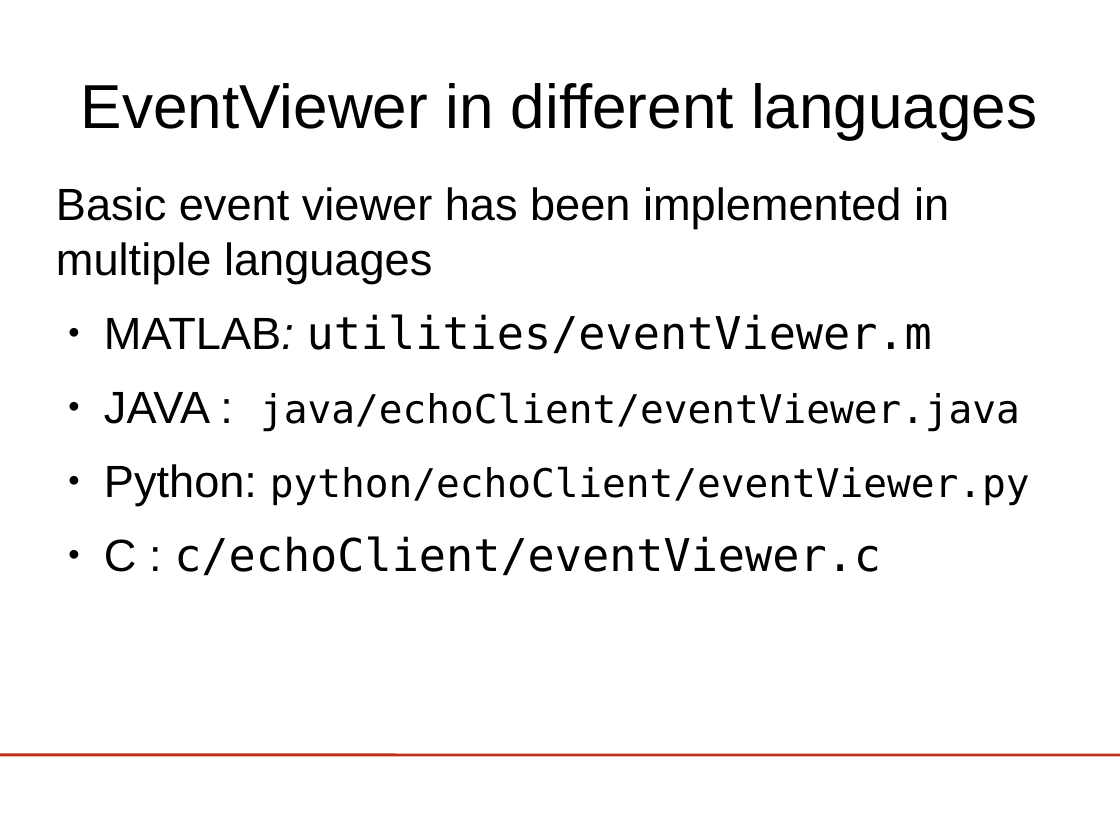
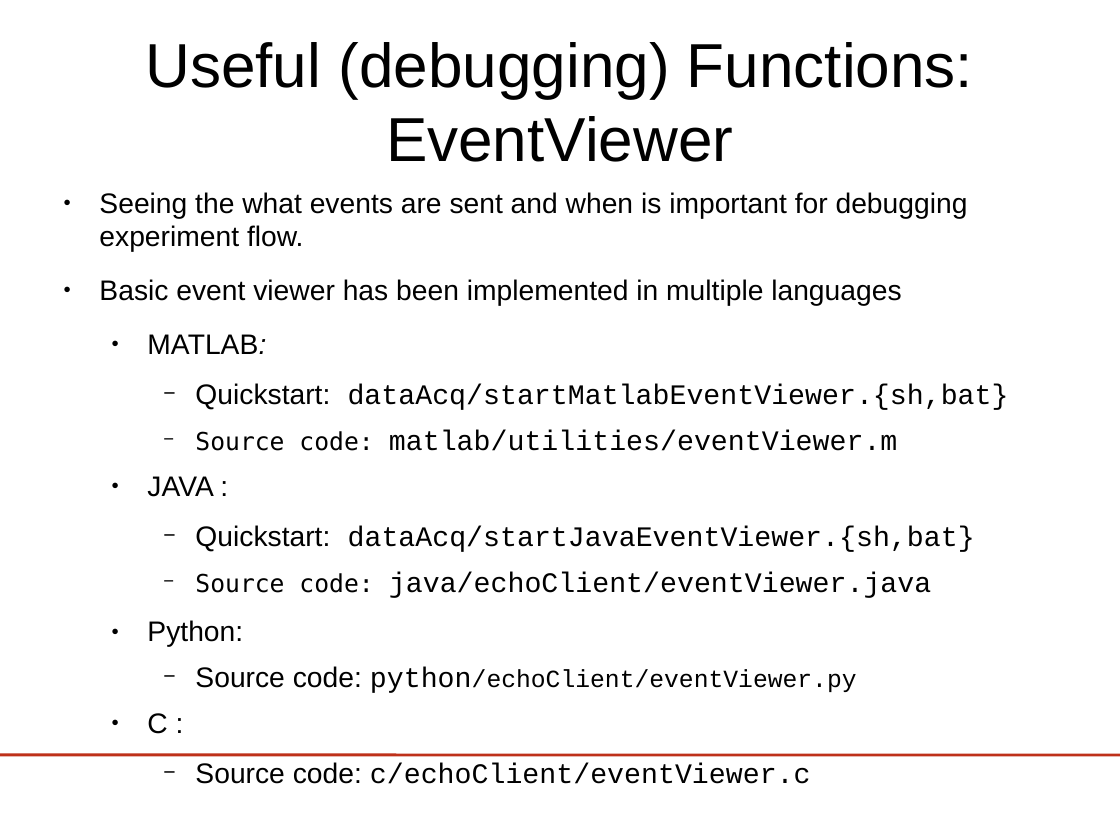
Before and after one commit to jadref/buffer_bci, a slide deck: slide 26 of tutorial/lect3-helloworld/HelloWorld_ERPViewer.odp. Drawn at 1120x840 pixels with LibreOffice and Linux fonts; fonts in the diff are those of the drawing; background and template pictures are left out. Boxes give left, top, right and bottom in pixels: in the first picture for what was removed or moved away, otherwise in the second. Text is boxed around its words. In the diff, an @@ line names an element or a change of style, - is before the commit and + after.

Commit message:
updated to include quickstart info

```diff
--- a/tutorial/lect3-helloworld/HelloWorld_ERPViewer.odp
+++ b/tutorial/lect3-helloworld/HelloWorld_ERPViewer.odp
@@ title at (x1=145, y1=42, x2=973, y2=162): text changed @@
-EventViewer in different languages
+Useful (debugging) Functions: EventViewer
@@ text "Seeing the what events are ..." moved from (x1=56, y1=187, x2=1030, y2=576) to (x1=99, y1=192, x2=1009, y2=734) @@
@@ text at (x1=99, y1=192, x2=968, y2=252): paragraph added @@
+● Seeing the what events are sent and when is important for debugging experiment flow.
@@ text at (x1=99, y1=279, x2=901, y2=306): size 32 to 20 pt in "Basic event viewer has been implemented in ..."; bullet none to ● @@
@@ text at (x1=147, y1=334, x2=1009, y2=734): text changed; size 32 to 20 pt; font DejaVu Sans Mono to Courier New @@
-● MATLAB: utilities/eventViewer.m
-● JAVA : java/echoClient/eventViewer.java
-● Python: python/echoClient/eventViewer.py
-● C : c/echoClient/eventViewer.c
+  ● MATLAB:
+    − Quickstart: dataAcq/startMatlabEventViewer.{sh,bat}
+    − Source code: matlab/utilities/eventViewer.m
+  ● JAVA :
+    − Quickstart: dataAcq/startJavaEventViewer.{sh,bat}
+    − Source code: java/echoClient/eventViewer.java
+  ● Python:
+    − Source code: python/echoClient/eventViewer.py
+  ● C :
+    − Source code: c/echoClient/eventViewer.c
```
Also in this commit, not shown: 5 other slides changed, 1 slide added, 1 slide removed, 1 other file.
